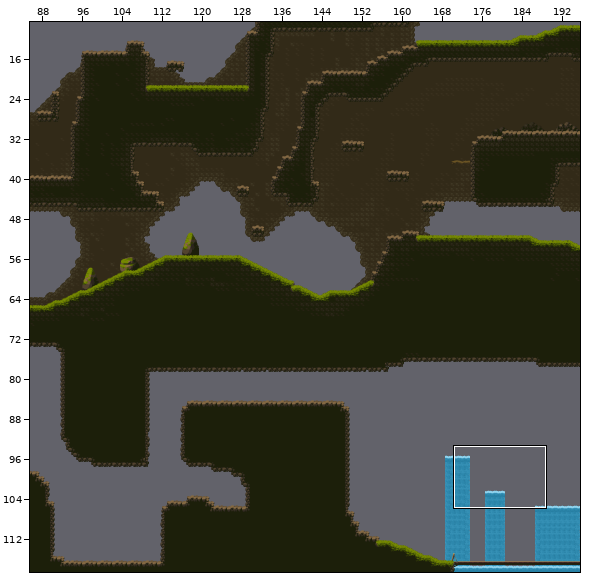
Two states of a Tiled map, TiledProject/kingdom_environment_visual_asset_0.tmx. The first picture is a wide view before the edit; the outline marks the close-up.
Close-up. As it was:
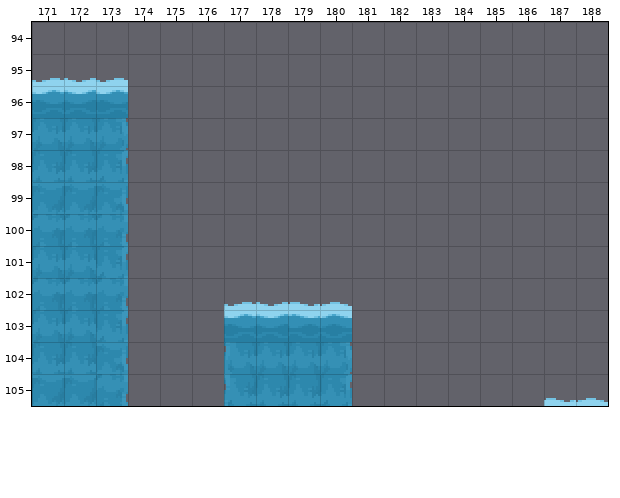
Cells are 16x16 px. Shown: x 171..188, y 94..105. The commit also changed other parts of the map, which this record leaves out.
Once edited:
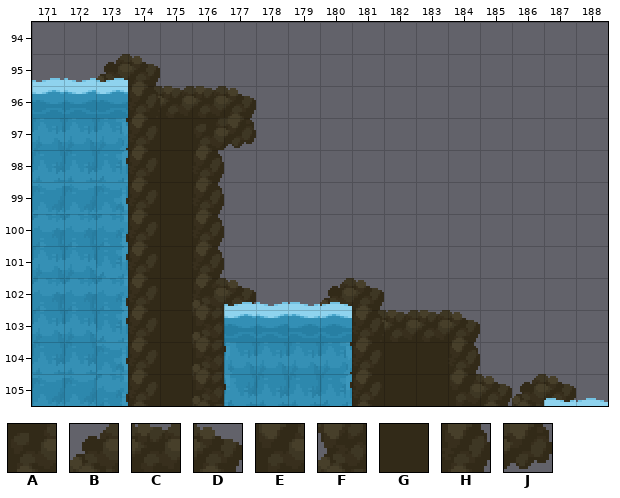
Key: from "kingdom_tileset_visual_asset_1": A 254, B 256, C 257, D 258, E 279, F 281, G 282, H 283, J 308.
_ is an empty cell.
The exact change:
{"where": "layer \"layer_-3\""}
{"y":95,"x":173,"old":"_","new":"B"}
{"y":96,"x":174,"old":"_","new":"B"}
{"y":97,"x":174,"old":"_","new":"G"}
{"y":98,"x":174,"old":"_","new":"G"}
{"y":99,"x":174,"old":"_","new":"G"}
{"y":100,"x":173,"old":"__","new":"GG"}
{"y":101,"x":174,"old":"_","new":"G"}
{"y":102,"x":173,"old":"__","new":"GG"}
{"y":102,"x":176,"old":"__","new":"HD"}
{"y":102,"x":180,"old":"_","new":"B"}
{"y":103,"x":174,"old":"_","new":"G"}
{"y":103,"x":176,"old":"_","new":"G"}
{"y":103,"x":181,"old":"_","new":"B"}
{"y":104,"x":174,"old":"_","new":"G"}
{"y":104,"x":176,"old":"_","new":"G"}
{"y":104,"x":181,"old":"_","new":"G"}
{"y":105,"x":173,"old":"__","new":"GG"}
{"y":105,"x":176,"old":"_","new":"G"}
{"y":105,"x":181,"old":"_","new":"G"}
{"y":105,"x":187,"old":"_","new":"D"}
{"where": "layer \"layer_-2\""}
{"y":95,"x":174,"old":"_","new":"D"}
{"y":96,"x":174,"old":"____","new":"HCCD"}
{"y":97,"x":174,"old":"____","new":"HGAJ"}
{"y":98,"x":174,"old":"___","new":"HGH"}
{"y":99,"x":174,"old":"___","new":"HGH"}
{"y":100,"x":174,"old":"___","new":"HGH"}
{"y":101,"x":174,"old":"___","new":"HGH"}
{"y":102,"x":174,"old":"___","new":"HGB"}
{"y":102,"x":181,"old":"_","new":"D"}
{"y":103,"x":174,"old":"___","new":"HGF"}
{"y":103,"x":181,"old":"____","new":"HCCD"}
{"y":104,"x":174,"old":"___","new":"HGF"}
{"y":104,"x":181,"old":"____","new":"HGGH"}
{"y":105,"x":174,"old":"___","new":"HGF"}
{"y":105,"x":181,"old":"______","new":"HGGEDB"}
{"label":"added","picture_box":[96,54,256,406]}
{"label":"added","picture_box":[320,278,576,406]}
